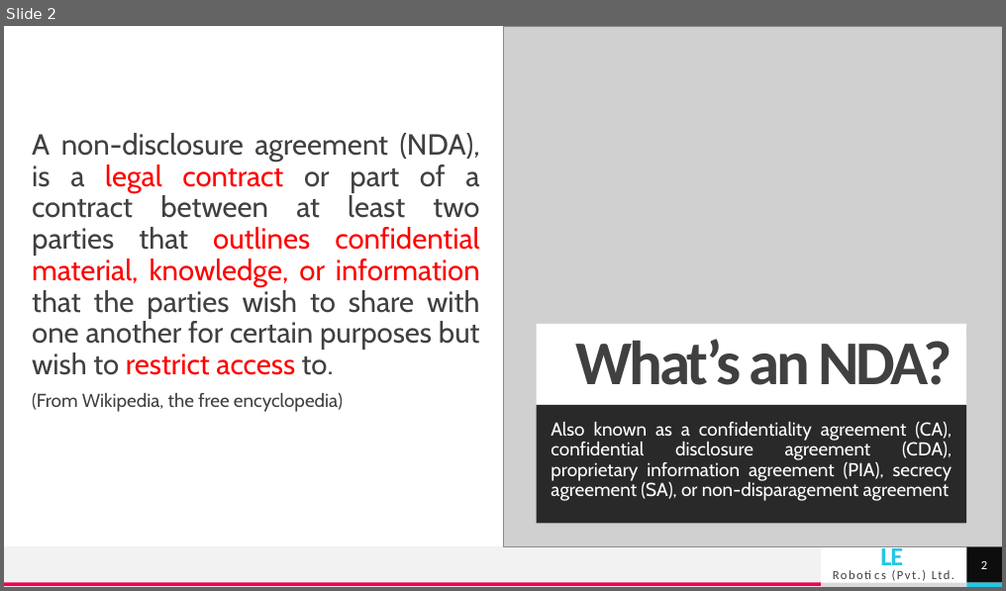
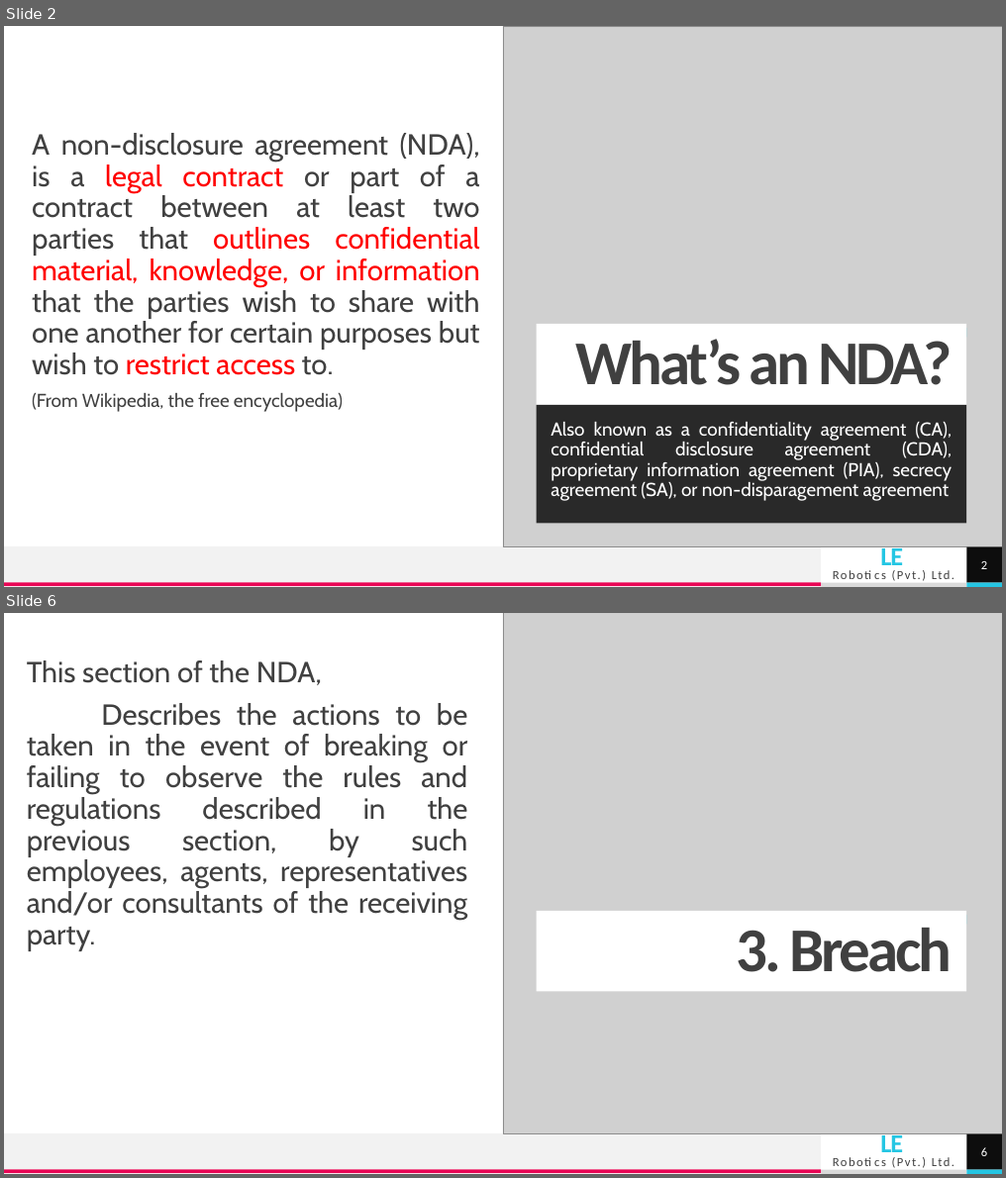
Before and after one commit to bimalka98/Industrial-Training, a slide deck: Presentations/Non-Disclosure Agreement.pptx. Shown one above the other, each under a label of ours: slide 2 before the commit, slides 2 and 6 after it; the slides between them are not shown. The pictures are 1006x591 and 1006x1178 pixels, drawn with LibreOffice and Linux fonts; fonts in the diff are those of the drawing; grey boxes stand for pictures. Boxes give left, top, right and bottom in pixels: in the first picture for what was removed or moved away, otherwise in the second. Text is boxed around its words. In the diff, an @@ line names an element or a change of style, - is before the commit and + after.

```diff
--- a/Presentations/Non-Disclosure Agreement.pptx
+++ b/Presentations/Non-Disclosure Agreement.pptx
@@ slide 6 added at (4, 613, 1002, 1174), background #FFFFFF; not listed: 6 template elements that a slide beside it also shows @@
@@ picture added at (503, 613, 1002, 1135) @@
@@ text added at (27, 661, 468, 952), 28 pt, text #404040 @@
+This section of the NDA,
+Describes the actions to be taken in the event of breaking or failing to observe the rules and regulations described in the previous section, by such employees, agents, representatives and/or consultants of the receiving party.
@@ title added at (537, 911, 966, 992), fill #FFFFFF, 60 pt, text #404040, bold @@
+3. Breach
@@ rectangle added at (769, 915, 966, 925), fill #25C6E3 @@
@@ page number added at (966, 1135, 1002, 1170), fill #0D0D0D, 12 pt, text #FFFFFF @@
+6
```
Also in this commit, not shown: 1 slide changed, 4 other slides added.
